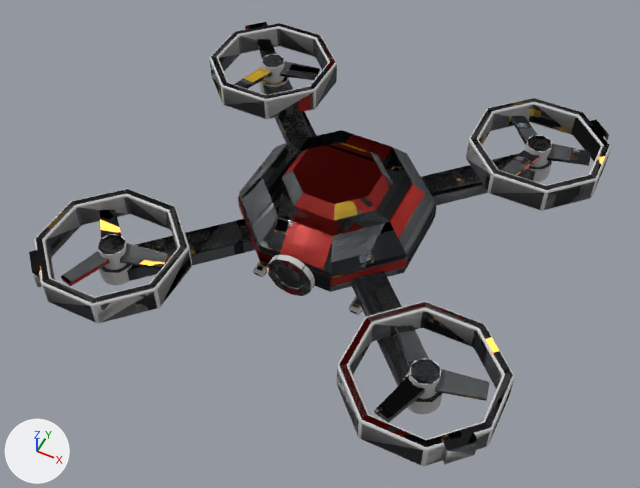
The Blender file Tools/ModelFactory/R4SixStyles1/source/06_R41ModularTech/FlyingDrone_SOURCE.blend: old version first, new version second.
Camera for both pictures: a 50 mm camera at (0.243, -0.52, 0.648) aimed at (-0.004, -0.027, 0.032). Arrows for +X, +Y and +Z are at lower left; the lights stay in place. The older version comes first.

In view in the first picture: 'FlyingDrone_Body', 'FlyingDrone_LOD1', 'FlyingDrone_Rotor_1', 'FlyingDrone_Rotor_4', 'HI_eyering', 'HI_guard', 'HI_guard.001', 'HI_guard.002', 'HI_guard.003' and 20 more.
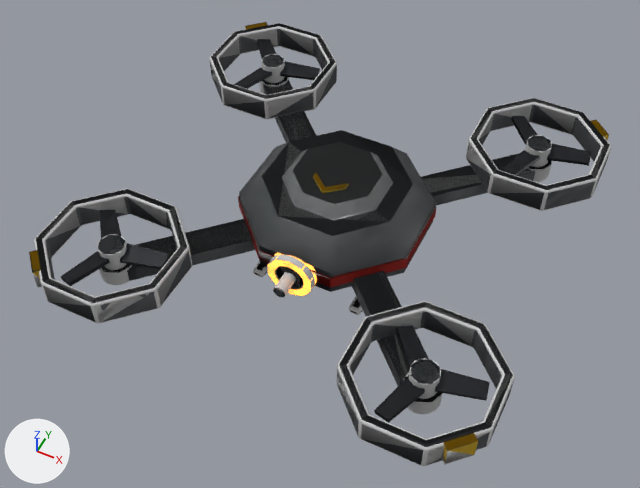
What changed in the scene script:
```text
Change me_flyingdrone_body:
    used by ob_flyingdrone_body; parent = ob_flyingdrone_root; location = (0.0, 0.0, 0.058)
    remove me_flyingdrone_body.from_pydata(...)  # 744 vertices, 908 faces; spans x -0.208..0.208, y -0.208..0.208, z -0.058..0.044
    add me_flyingdrone_body.from_pydata(...)  # 772 vertices, 942 faces; spans x -0.208..0.208, y -0.208..0.208, z -0.058..0.047
    me_flyingdrone_body part 1: a new loose piece, an 8-sided cylinder along y spanning x -0.006..0.006, y -0.112..-0.086, z -0.008..0.004, in mat_flyingdrone_06_r41modulartech
    me_flyingdrone_body part 2: 12 vertices added at x -0.016..0.016, y -0.03..-0.01, z 0.043..0.047
    me_flyingdrone_body part 3: 908 kept faces spanning x -0.208..0.208, y -0.208..0.208, z -0.058..0.044 get new texture (UV) coordinates
Change me_flyingdrone_rotor_1:
    where me_flyingdrone_rotor_1.from_pydata(...)  # 40 vertices, 38 faces; spans x -0.0379..0.0495, y -0.0488..0.0415, z -0.012..0.008
    used by ob_flyingdrone_rotor_1; parent = ob_flyingdrone_body; location = (-0.145, -0.145, 0.012)
    me_flyingdrone_rotor_1 part 4: texture (UV) coordinates of 38 of 38 faces, centred in x -0.0324..0.048, y -0.0465..0.0367, z -0.012..0.008, changed; they spanned u 0.02..0.99, v 0.0..0.99 and now span u 0.02..0.99, v 0.0..0.98
Change me_flyingdrone_rotor_4:
    where me_flyingdrone_rotor_4.from_pydata(...)  # 40 vertices, 38 faces; spans x -0.0379..0.0495, y -0.0488..0.0415, z -0.012..0.008
    used by ob_flyingdrone_rotor_4; parent = ob_flyingdrone_body; location = (0.145, 0.145, 0.012)
    me_flyingdrone_rotor_4 part 5: texture (UV) coordinates of 38 of 38 faces, centred in x -0.0324..0.048, y -0.0465..0.0367, z -0.012..0.008, changed; they spanned u 0.0..0.98, v 0.24..0.99 and now span u 0.0..0.99, v 0.0..1.0
Change me_flyingdrone_body_002:
    used by ob_flyingdrone_lod1; location = (0.0, 0.0, 0.0)
    remove me_flyingdrone_body_002.from_pydata(...)  # 876 vertices, 1033 faces; spans x -0.208..0.208, y -0.208..0.208, z 0.0..0.102
    add me_flyingdrone_body_002.from_pydata(...)  # 916 vertices, 1088 faces; spans x -0.208..0.208, y -0.208..0.208, z 0.0..0.105
    me_flyingdrone_body_002 part 6: 2 vertices removed from x 0.047, y -0.059, z 0.042..0.056; 24 vertices added at x -0.139..0.139, y -0.151..0.151, z 0.042..0.105
    me_flyingdrone_body_002 part 7: 910 kept faces spanning x -0.208..0.208, y -0.208..0.208, z 0.0..0.102 get new texture (UV) coordinates
    other edits to the shape of me_flyingdrone_body_002 do not show in these pictures
Add me_barrel:
    me_barrel.from_pydata(...)  # a 16-sided cylinder along y spanning x -0.006..0.006, y -0.112..-0.086, z 0.05..0.062
    me_barrel.polygons.foreach_set('use_smooth', [True] * 18)
    me_barrel.materials.append(mat_clay)  # light grey #c4c4c4
Add ob_hi_barrel:
    ob_hi_barrel = bpy.data.objects.new('HI_barrel', me_barrel)
    ob_hi_barrel.location = (0.0, 0.0, 0.0)
```

Pixel boxes [x1, y1, x2, y2] of what changed, in the pictures (640 x 488 px):
'HI_barrel', added: after [273, 272, 296, 298]
part 1 of me_flyingdrone_body, added: after [273, 288, 284, 297]
part 2 of me_flyingdrone_body, added: after [313, 176, 349, 193]
part 3 of me_flyingdrone_body, surface changed: [29, 22, 609, 451] in both
part 4 of me_flyingdrone_rotor_1, surface changed: [100, 235, 125, 253] in both
part 5 of me_flyingdrone_rotor_4, surface changed: [528, 135, 551, 151] in both
part 6 of me_flyingdrone_body_002, built on: before [354, 273, 410, 382]; after [136, 79, 535, 257]
part 7 of me_flyingdrone_body_002, surface changed: [32, 26, 609, 464] in both
